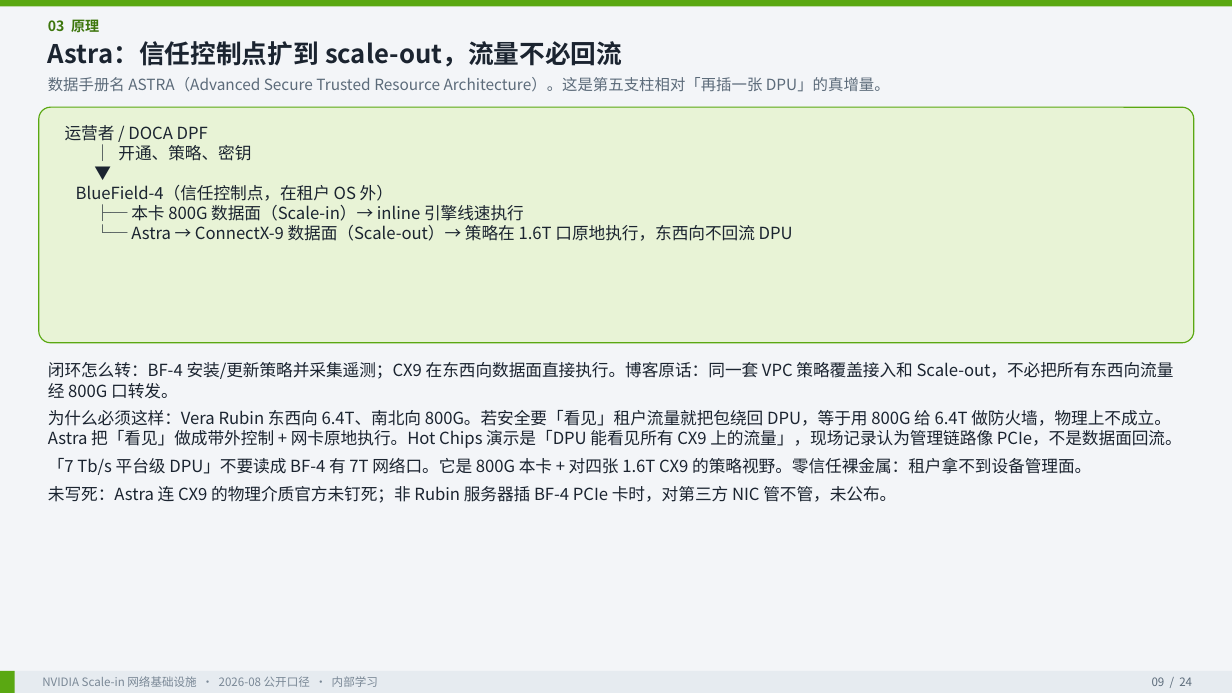
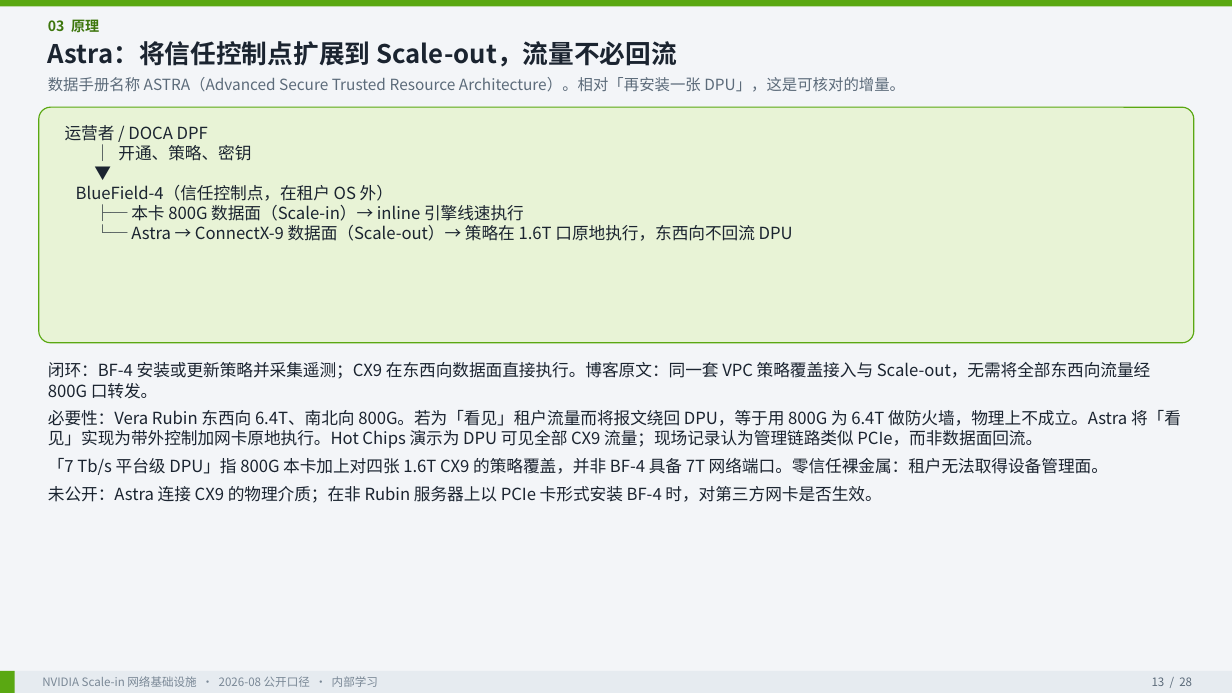
Before and after one commit to ghsshou/ai_work, a slide deck: slide 13 of docs/nvidia-scale-in/NVIDIA_Scale_in_网络基础设施洞察.pptx (slide 9 before the commit). Drawn at 1232x693 pixels with LibreOffice and Linux fonts; fonts in the diff are those of the drawing. Boxes give left, top, right and bottom in pixels: in the first picture for what was removed or moved away, otherwise in the second. Text is boxed around its words. In the diff, an @@ line names an element or a change of style, - is before the commit and + after.

```diff
--- a/docs/nvidia-scale-in/NVIDIA_Scale_in_网络基础设施洞察.pptx
+++ b/docs/nvidia-scale-in/NVIDIA_Scale_in_网络基础设施洞察.pptx
@@ text at (48, 41, 677, 67): text changed @@
-Astra：信任控制点扩到 scale-out，流量不必回流
+Astra：将信任控制点扩展到 Scale-out，流量不必回流
@@ text at (48, 77, 905, 92): text changed @@
-数据手册名 ASTRA（Advanced Secure Trusted Resource Architecture）。这是第五支柱相对「再插一张 DPU」的真增量。
+数据手册名称 ASTRA（Advanced Secure Trusted Resource Architecture）。相对「再安装一张 DPU」，这是可核对的增量。
@@ text at (48, 362, 1181, 503): text changed @@
-闭环怎么转：BF-4 安装/更新策略并采集遥测；CX9 在东西向数据面直接执行。博客原话：同一套 VPC 策略覆盖接入和 Scale-out，不必把所有东西向流量经 800G 口转发。
-为什么必须这样：Vera Rubin 东西向 6.4T、南北向 800G。若安全要「看见」租户流量就把包绕回 DPU，等于用 800G 给 6.4T 做防火墙，物理上不成立。Astra 把「看见」做成带外控制 + 网卡原地执行。Hot Chips 演示是「DPU 能看见所有 CX9 上的流量」，现场记录认为管理链路像 PCIe，不是数据面回流。
-「7 Tb/s 平台级 DPU」不要读成 BF-4 有 7T 网络口。它是 800G 本卡 + 对四张 1.6T CX9 的策略视野。零信任裸金属：租户拿不到设备管理面。
-未写死：Astra 连 CX9 的物理介质官方未钉死；非 Rubin 服务器插 BF-4 PCIe 卡时，对第三方 NIC 管不管，未公布。
+闭环：BF-4 安装或更新策略并采集遥测；CX9 在东西向数据面直接执行。博客原文：同一套 VPC 策略覆盖接入与 Scale-out，无需将全部东西向流量经 800G 口转发。
+必要性：Vera Rubin 东西向 6.4T、南北向 800G。若为「看见」租户流量而将报文绕回 DPU，等于用 800G 为 6.4T 做防火墙，物理上不成立。Astra 将「看见」实现为带外控制加网卡原地执行。Hot Chips 演示为 DPU 可见全部 CX9 流量；现场记录认为管理链路类似 PCIe，而非数据面回流。
+「7 Tb/s 平台级 DPU」指 800G 本卡加上对四张 1.6T CX9 的策略覆盖，并非 BF-4 具备 7T 网络端口。零信任裸金属：租户无法取得设备管理面。
+未公开：Astra 连接 CX9 的物理介质；在非 Rubin 服务器上以 PCIe 卡形式安装 BF-4 时，对第三方网卡是否生效。
@@ text at (1152, 677, 1192, 686): text changed @@
-09 / 24
+13 / 28
```
Also in this commit, not shown: 23 other slides changed, 4 slides added, 4 other files.
